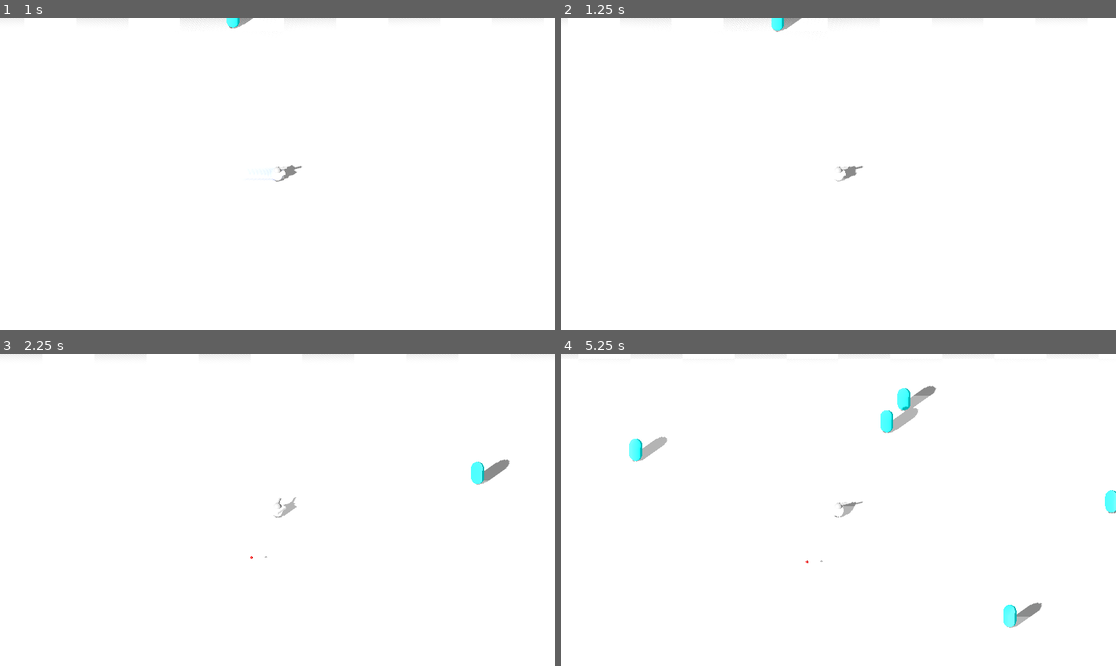
Above: before the commit, frames 1-4 (two rows, left to right).
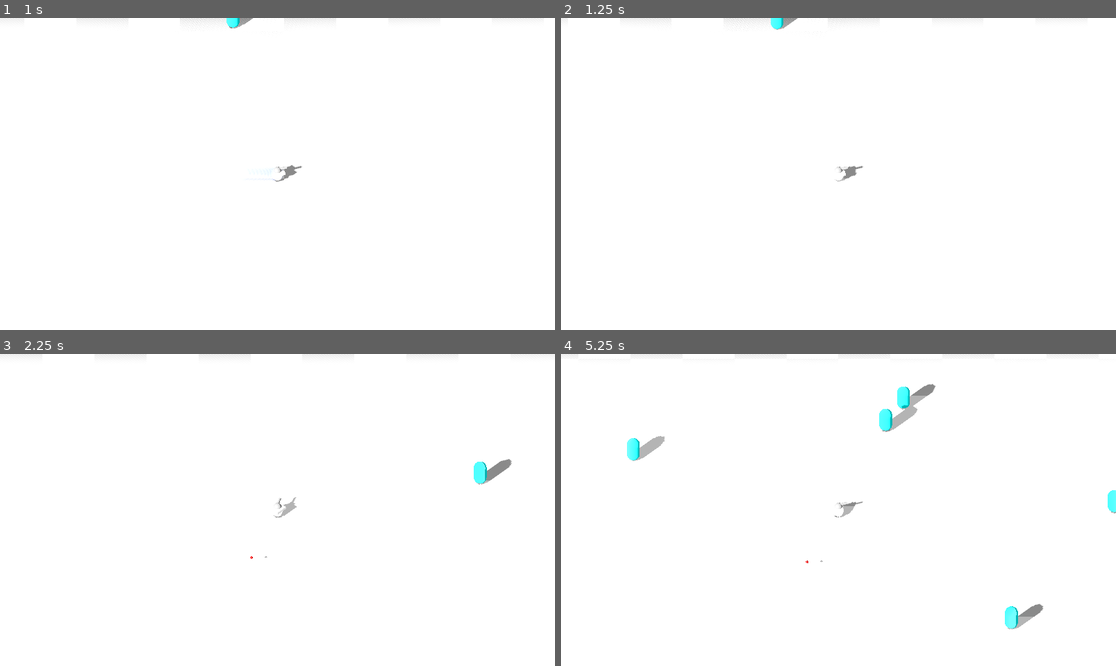
Above: after the commit, the same moments.

Repository: runeteamop/Teamop-Godot-Game
Game: Godot game, scene res://bin/levels/stage.tscn
Same seed, same stepped clock (60 frames per second), same inputs: the game is played once before the commit and once after it. This scene is started directly instead of the project's main scene.
Inputs (mouse positions are in pixels of both pictures, inside the frame that each line leads up to):
- Up to frame 1 (1 s): tap Enter at 0.5 s; move the mouse to (399, 158) at 0.52 s; hold D (Right) from 0.53 s (still down); tap Space (Dash) at 0.6 s
- Up to frame 2 (1.25 s): keep holding D (Right)
- Up to frame 3 (2.25 s): move the mouse to (166, 525) at 1.27 s; release D (Right) at 1.28 s; hold S (Down) 1.28-2.03 s; click (166, 525) at 1.35 s; move the mouse to (333, 441) at 2.02 s; hold D (Right) from 2.03 s (still down); tap Space (Dash) at 2.1 s
- Up to frame 4 (5.25 s): move the mouse to (810, 572) at 2.77 s; release D (Right) at 2.78 s; hold W (Up) 2.78-3.53 s; click (810, 572) at 2.85 s; move the mouse to (1005, 556) at 3.52 s; hold A (Left) 3.53-5.03 s; tap Space (Dash) at 3.6, 5.1 s; move the mouse to (672, 463) at 4.27 s; click (672, 463) at 4.35 s; move the mouse to (866, 510) at 5.02 s; hold S (Down) from 5.03 s (still down)

Frame 1 is identical in both runs. In frame 2, less than 0.1% of the frame differs, in the area x 37-44%, y 0-5%; in frame 3, 0.1%; in frame 4, 0.6%, in the area x 11-100%, y 9-89%.

Commit message:
changed homming to be less rigid, and added a bool to hurtboxes that say if they have i frames or not

Diff:
--- a/bin/entities/enemy.gd
+++ b/bin/entities/enemy.gd
@@ -4,7 +4,7 @@
 var material_color: Color
 
 var base_speed = 1.5
-var speed = 1.5
+var speed = 0
 var health = 40
 
 var xp_scene: PackedScene = load("res://bin/entities/xp.tscn")
--- a/bin/entities/player_related/bullet.gd
+++ b/bin/entities/player_related/bullet.gd
@@ -6,14 +6,17 @@
 
 var damage: float = 10
 var piercing: int = 0
-var speed = 10
+var speed: float = 10
 var knockback = 2
 var homing: float = 0
+
+var velocity: Vector3
 
 var is_homing: bool = false
 var homing_area: Area3D
 
 func  _ready() -> void:
+	velocity = -global_transform.basis.z
 	hitbox.damage = 10
 	if is_homing:
 		homing_area = $"Homing detection"
@@ -25,23 +28,18 @@
 		for body in homing_area.get_overlapping_bodies():
 			if body is Enemy:
 				if temp_enemy:
-					if angle_from_bullet_to_body(temp_enemy) < 0.2:
-						temp_enemy = body
-					elif body.position.distance_to(global_position) < temp_enemy.position.distance_to(global_position):
+					if position.distance_to(body.position) < position.distance_to(temp_enemy.position):
 						temp_enemy = body
 				else:
 					temp_enemy = body
+		if temp_enemy:
+			var direction = position.direction_to(temp_enemy.position)
+			direction.y = 0
+			velocity = velocity.move_toward(direction, homing)
 
-		if temp_enemy:
-			var angle = angle_from_bullet_to_body(temp_enemy)
-			if angle > 0.2:
-				if angle < 0.999:
-					var rotation_to_enemy: Vector3 = -global_transform.basis.z.cross((temp_enemy.global_position - global_position).normalized()).normalized()
-					if rotation_to_enemy.is_normalized():
-						global_transform.basis = global_transform.basis.rotated(rotation_to_enemy, homing * delta)
-						global_transform.basis = global_transform.basis.orthonormalized()
+	position += (velocity * speed * delta)
 
-	global_translate(-global_transform.basis.z * speed * delta)
+	#global_translate(-global_transform.basis.z * speed * delta)
 
 func _on_timer_timeout() -> void:
 	queue_free()
--- a/bin/entities/player_related/bullet.tscn
+++ b/bin/entities/player_related/bullet.tscn
@@ -48,6 +48,5 @@
 [node name="CollisionShape3D" type="CollisionShape3D" parent="Hitbox" unique_id=1710874301]
 shape = SubResource("SphereShape3D_jaogu")
 
-[connection signal="body_entered" from="." to="." method="_on_body_entered"]
 [connection signal="timeout" from="Timer" to="." method="_on_timer_timeout"]
 [connection signal="extra_hit_logic" from="Hitbox" to="." method="_on_hitbox_extra_hit_logic"]
--- a/bin/entities/player_related/player.tscn
+++ b/bin/entities/player_related/player.tscn
@@ -45,6 +45,8 @@
 
 [node name="Hurtbox" type="Area3D" parent="." unique_id=639728592]
 script = ExtResource("4_h5l3b")
+has_i_frames = true
+i_frames = 0.5
 metadata/_custom_type_script = "uid://y5riccjafnif"
 
 [node name="CollisionShape3D" type="CollisionShape3D" parent="Hurtbox" unique_id=1945343622]
--- a/bin/entity_logic/hurt_box.gd
+++ b/bin/entity_logic/hurt_box.gd
@@ -1,13 +1,15 @@
 class_name Hurtbox extends Area3D
 
+@export var has_i_frames: bool = false
+@export var i_frames: float = 0
 @export var parent: Node3D
-@export var i_frames: float = 0.5
 
 signal hurt(damage: int)
 
 func deal_damage(damage) -> void:
 	get_tree().create_timer(i_frames).timeout.connect(i_frames_end)
-	set_deferred("monitorable", false)
+	if has_i_frames == true:
+		set_deferred("monitorable", false)
 	hurt.emit(damage)
 
 func i_frames_end() -> void:
--- a/bin/upgrade_stratergs/homing_strategy.gd
+++ b/bin/upgrade_stratergs/homing_strategy.gd
@@ -2,4 +2,4 @@
 
 func _apply_to_bullet(bullet : Bullet):
 	bullet.is_homing = true
-	bullet.homing += 1
+	bullet.homing += 0.01
